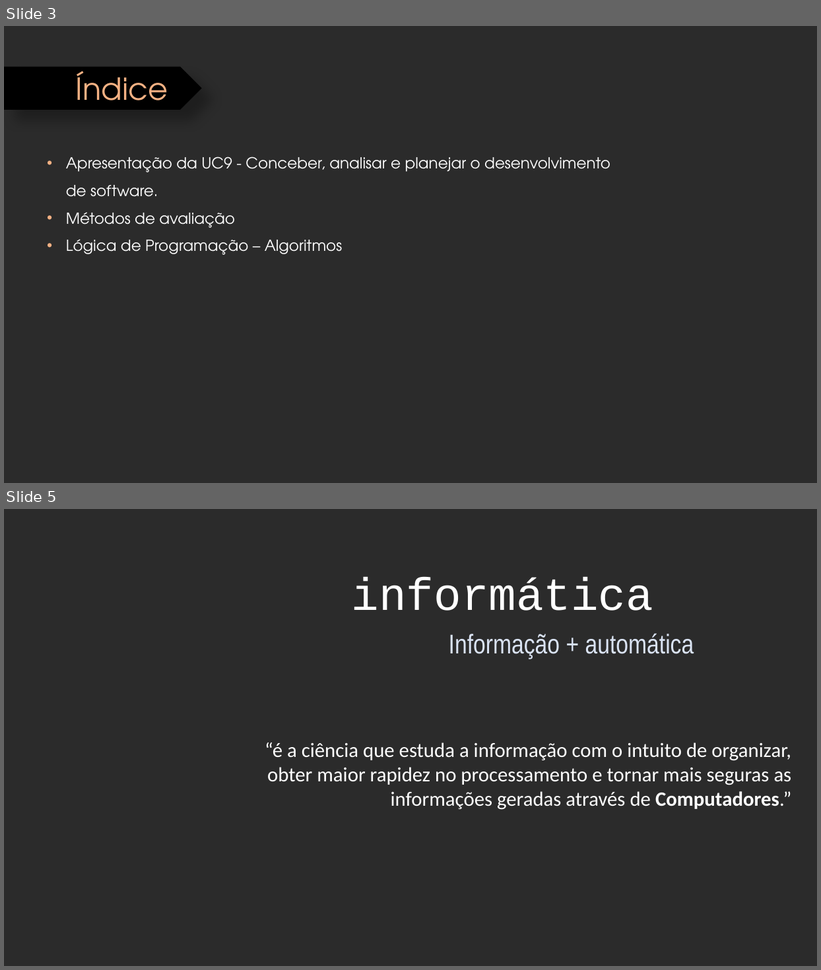
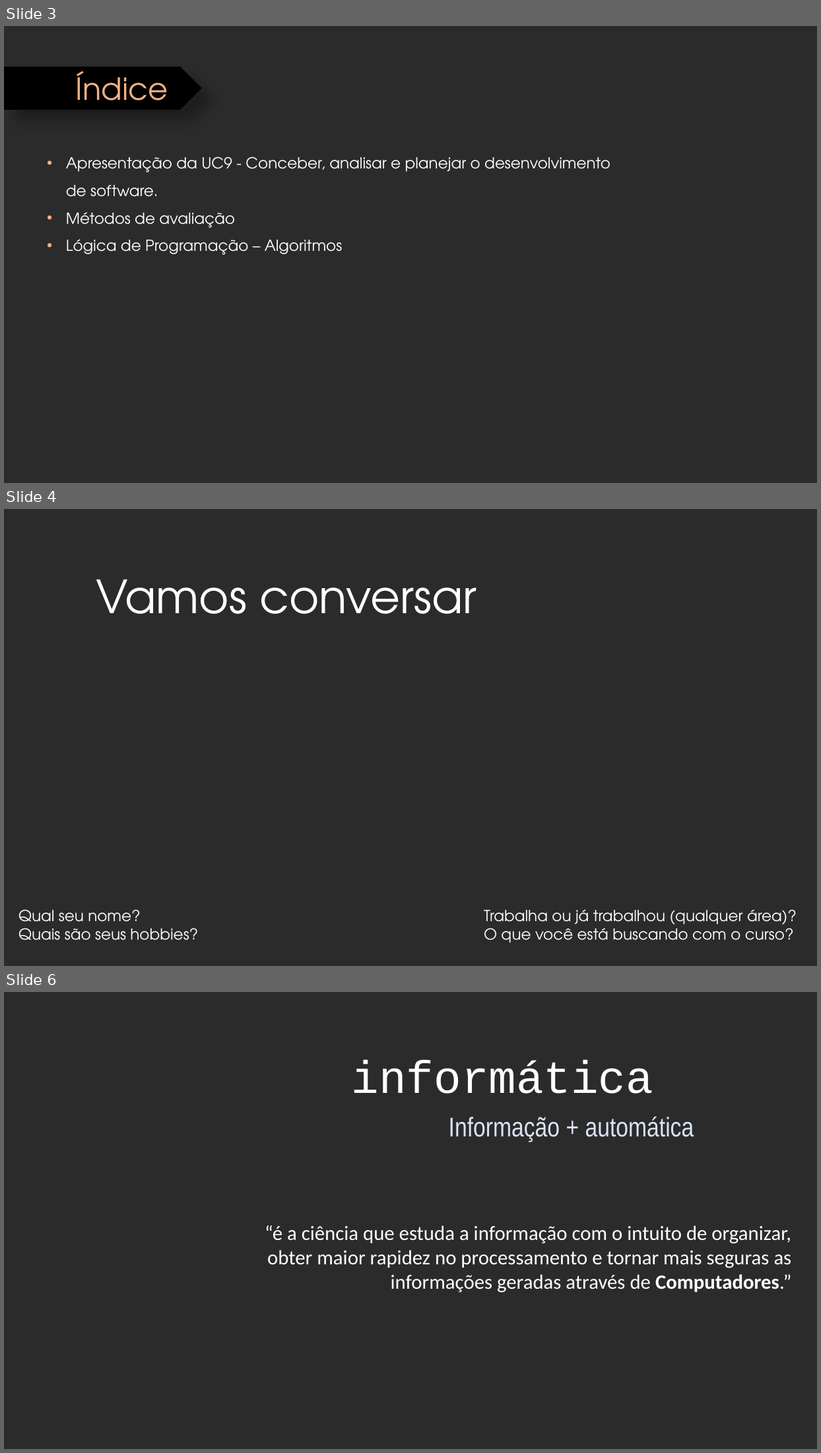
Before and after one commit to Quenix/Senac_Tecnico_Informatica, a slide deck: Aulas/14-08-2017/Apresentacao do Curso - Tecnico em Informatica.pptx. Shown one above the other, each under a label of ours: slides 3 and 5 before the commit, slides 3, 4 and 6 after it; the slides between them are not shown. The pictures are 821x970 and 821x1453 pixels, drawn with LibreOffice and Linux fonts; fonts in the diff are those of the drawing; background and template pictures are left out; a plain dark background stands for a picture behind light text. Boxes give left, top, right and bottom in pixels: in the first picture for what was removed or moved away, otherwise in the second. Text is boxed around its words. In the diff, an @@ line names an element or a change of style, - is before the commit and + after.

```diff
--- a/Aulas/14-08-2017/Apresentacao do Curso - Tecnico em Informatica.pptx
+++ b/Aulas/14-08-2017/Apresentacao do Curso - Tecnico em Informatica.pptx
@@ slide 4 added at (x1=4, y1=509, x2=817, y2=966), background picture (left out) @@
@@ text added at (x1=96, y1=579, x2=477, y2=614), 54 pt, text #FFFFFF @@
+Vamos conversar
@@ text added at (x1=19, y1=910, x2=198, y2=941), 18 pt, text #FFFFFF @@
+Qual seu nome?
+Quais são seus hobbies?
@@ text added at (x1=484, y1=910, x2=797, y2=943), 18 pt, text #FFFFFF @@
+Trabalha ou já trabalhou (qualquer área)?
+O que você está buscando com o curso?
@@ what was slide 5 is now slide 6 @@
```
Also in this commit, not shown: 1 other slide added, 1 slide removed, 1 other file.
